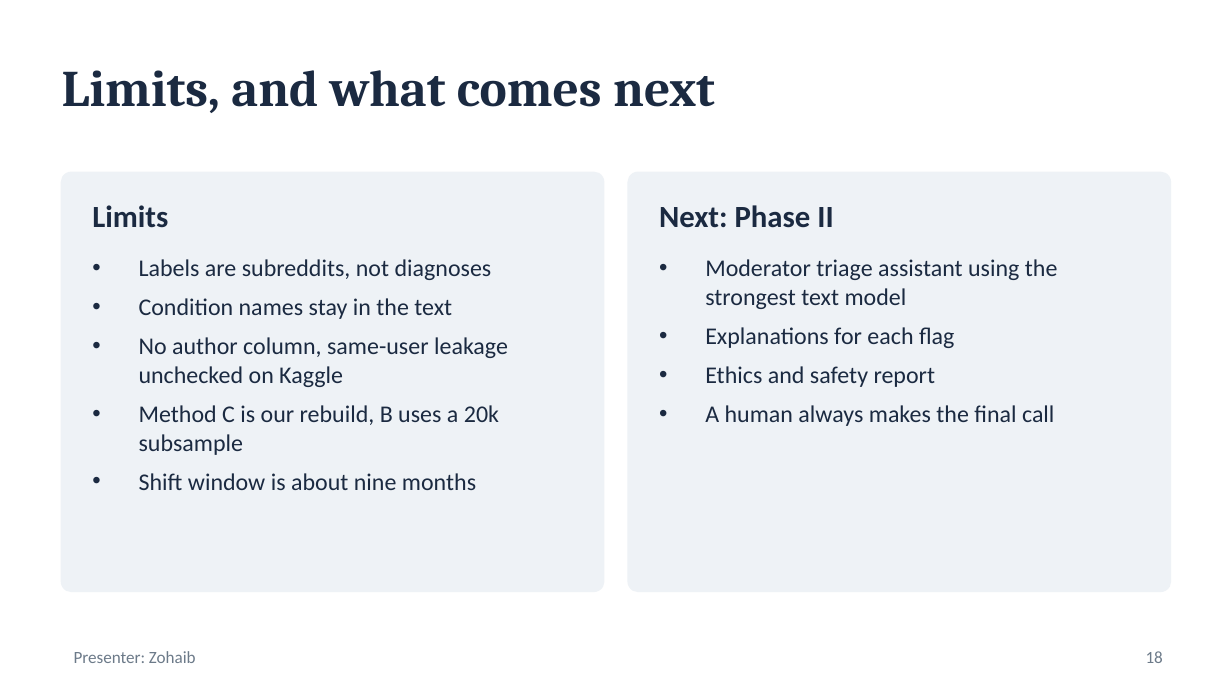
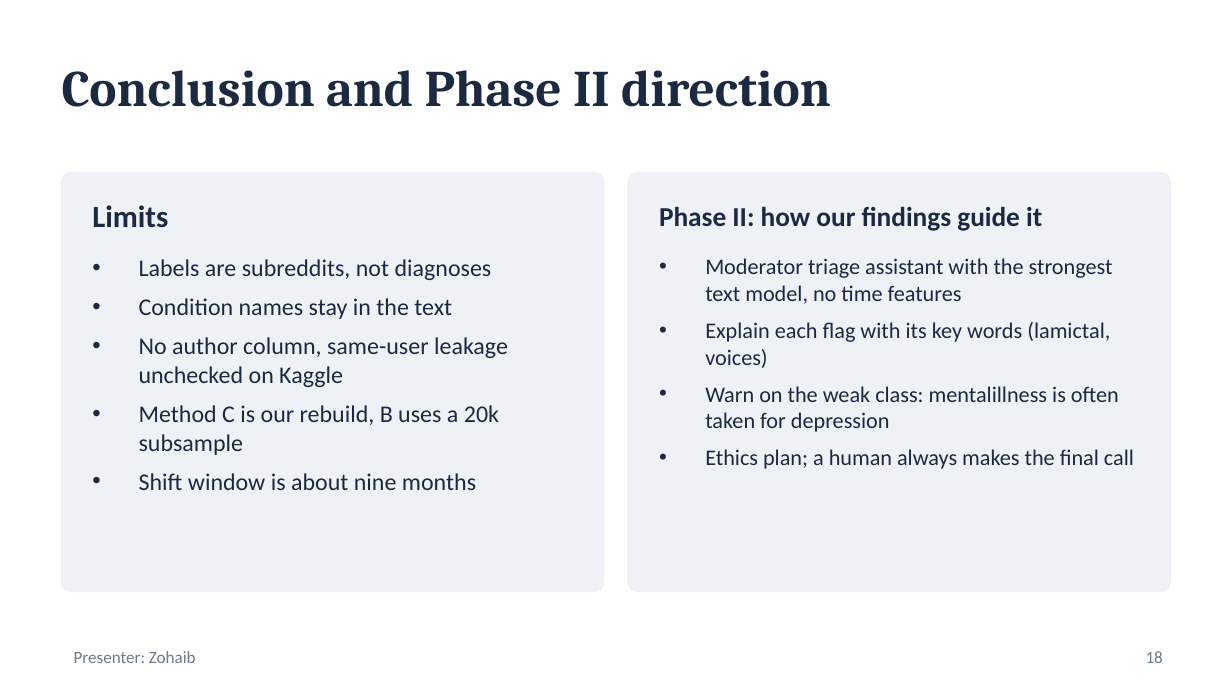
Before and after one commit to Abhinavxox/reddit-mental-health-timing, a slide deck: slide 18 of slides/Phase1_Timing_Matters.pptx. Drawn at 1232x693 pixels with LibreOffice and Linux fonts; fonts in the diff are those of the drawing. Boxes give left, top, right and bottom in pixels: in the first picture for what was removed or moved away, otherwise in the second. Text is boxed around its words. In the diff, an @@ line names an element or a change of style, - is before the commit and + after.

```diff
--- a/slides/Phase1_Timing_Matters.pptx
+++ b/slides/Phase1_Timing_Matters.pptx
@@ title at bbox=[62, 70, 831, 107]: text changed @@
-Limits, and what comes next
+Conclusion and Phase II direction
@@ text at bbox=[659, 207, 1042, 231]: text changed; size 18 to 16 pt @@
-Next: Phase II
+Phase II: how our findings guide it
@@ text at bbox=[705, 258, 1134, 469]: text changed; size 14 to 13 pt @@
-• Moderator triage assistant using the strongest text model
-• Explanations for each flag
-• Ethics and safety report
-• A human always makes the final call
+• Moderator triage assistant with the strongest text model, no time features
+• Explain each flag with its key words (lamictal, voices)
+• Warn on the weak class: mentalillness is often taken for depression
+• Ethics plan; a human always makes the final call
```
Also in this commit, not shown: 6 other slides changed, 1 slide added, 1 slide removed, 6 other files.
